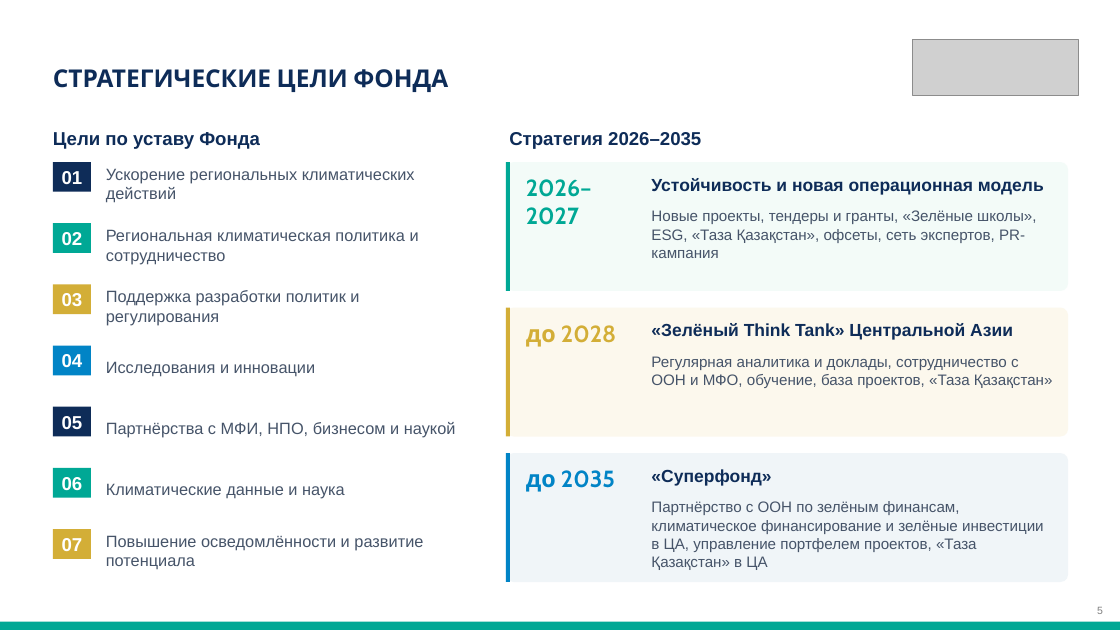
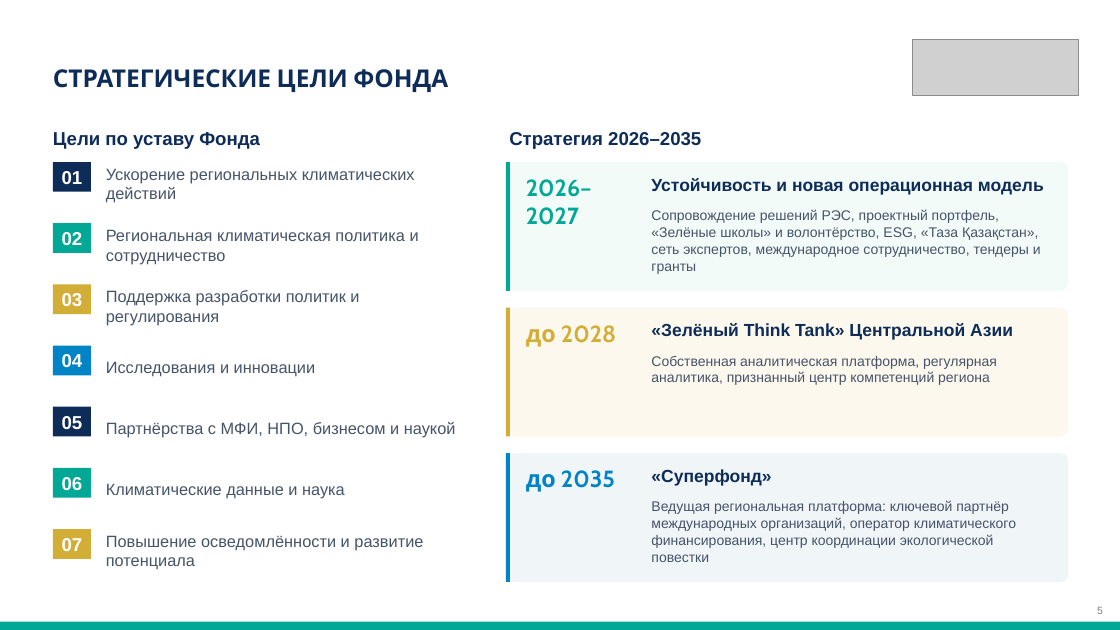
Before and after one commit to murat01042014/obsidian-vault, a slide deck: slide 5 of TAZA/_документы/Презентация для партнёров – ЦАКФ и Таза Қазақстан.pptx. Drawn at 1120x630 pixels with LibreOffice and Linux fonts; fonts in the diff are those of the drawing; grey boxes stand for pictures. Boxes give left, top, right and bottom in pixels: in the first picture for what was removed or moved away, otherwise in the second. Text is boxed around its words. In the diff, an @@ line names an element or a change of style, - is before the commit and + after.

```diff
--- a/TAZA/_документы/Презентация для партнёров – ЦАКФ и Таза Қазақстан.pptx
+++ b/TAZA/_документы/Презентация для партнёров – ЦАКФ и Таза Қазақстан.pptx
@@ text at bbox=[651, 209, 1041, 274]: text changed; size 13 to 12 pt @@
-Новые проекты, тендеры и гранты, «Зелёные школы», ESG, «Таза Қазақстан», офсеты, сеть экспертов, PR-кампания
+Сопровождение решений РЭС, проектный портфель, «Зелёные школы» и волонтёрство, ESG, «Таза Қазақстан», сеть экспертов, международное сотрудничество, тендеры и гранты
@@ text at bbox=[651, 356, 997, 385]: text changed; size 13 to 12 pt @@
-Регулярная аналитика и доклады, сотрудничество с ООН и МФО, обучение, база проектов, «Таза Қазақстан»
+Собственная аналитическая платформа, регулярная аналитика, признанный центр компетенций региона
@@ text at bbox=[651, 500, 1016, 562]: text changed; size 13 to 12 pt @@
-Партнёрство с ООН по зелёным финансам, климатическое финансирование и зелёные инвестиции в ЦА, управление портфелем проектов, «Таза Қазақстан» в ЦА
+Ведущая региональная платформа: ключевой партнёр международных организаций, оператор климатического финансирования, центр координации экологической повестки
```
Also in this commit, not shown: 8 other slides changed, 1 other file.
